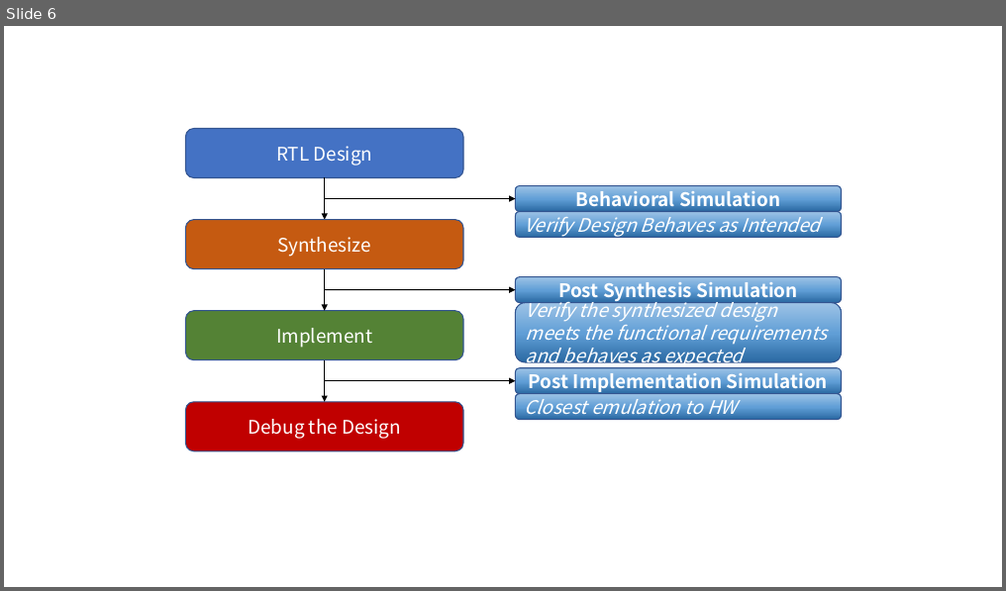
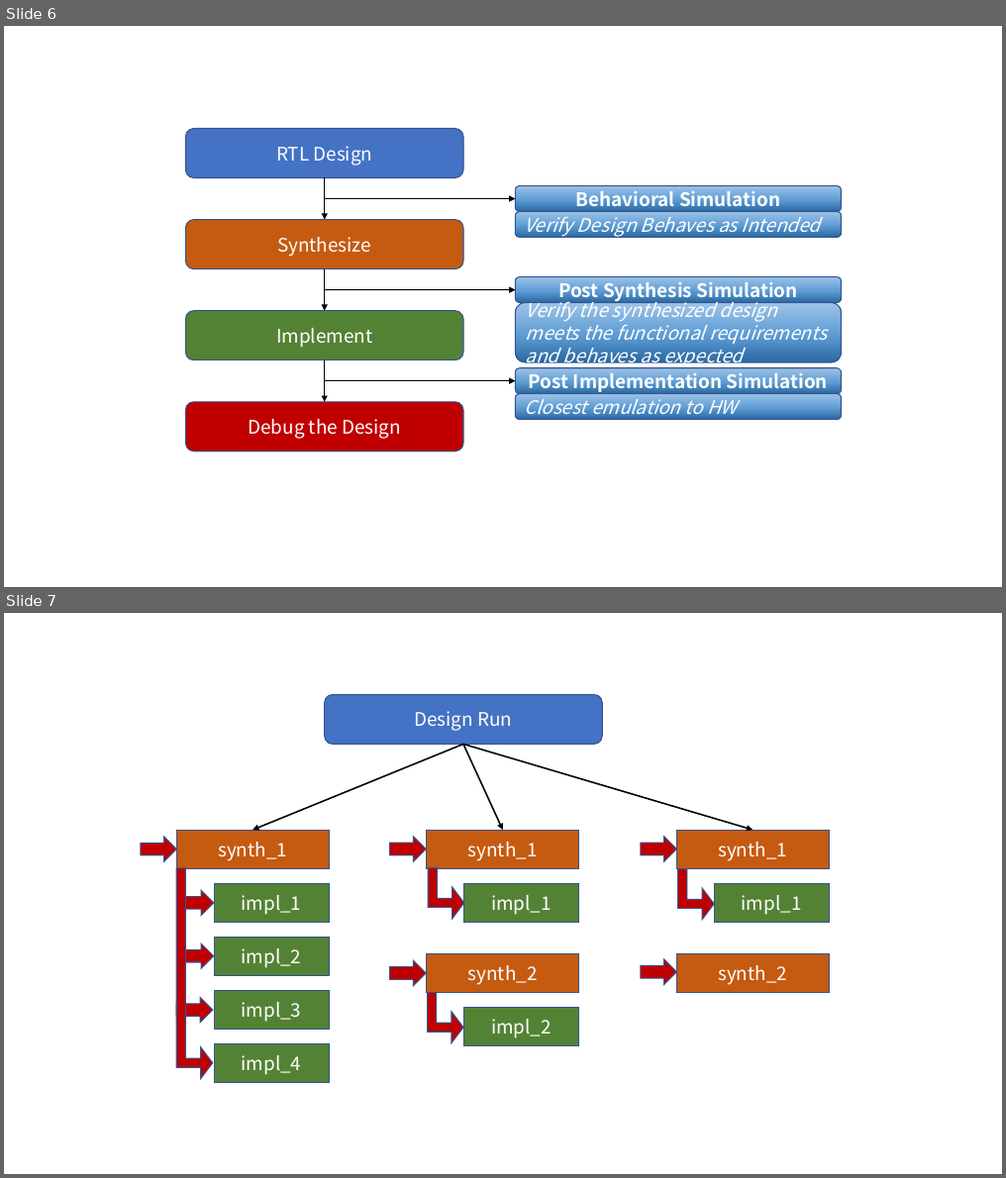
Before and after one commit to Verdvana/Verdvana.github.io, a slide deck: _posts/Vivado入门/Vivado入门.pptx. Shown one above the other, each under a label of ours: slide 6 before the commit, slides 6 and 7 after it. The pictures are 1006x591 and 1006x1178 pixels, drawn with LibreOffice and Linux fonts; fonts in the diff are those of the drawing. Boxes give left, top, right and bottom in pixels: in the first picture for what was removed or moved away, otherwise in the second. Text is boxed around its words. In the diff, an @@ line names an element or a change of style, - is before the commit and + after.

```diff
--- a/_posts/Vivado入门/Vivado入门.pptx
+++ b/_posts/Vivado入门/Vivado入门.pptx
@@ slide 7 added at [4, 613, 1002, 1174], background #FFFFFF @@
@@ rounded rectangle added at [325, 694, 602, 744], fill #4472C4, outline #325491 1 pt, 18 pt, text #FFFFFF @@
+Design Run
@@ arrow added from (463, 744) to (252, 830), #000000 1.5 pt @@
@@ arrow added from (463, 744) to (503, 830), #000000 1.5 pt @@
@@ arrow added from (463, 744) to (752, 830), #000000 1.5 pt @@
@@ right arrow added at [141, 837, 176, 861], fill #C00000, outline #325491 1 pt @@
@@ rectangle added at [177, 830, 330, 869], fill #C55A11, outline #325491 1 pt, 18 pt, text #FFFFFF @@
+synth_1
@@ right arrow added at [389, 837, 426, 861], fill #C00000, outline #325491 1 pt @@
@@ rectangle added at [427, 830, 580, 869], fill #C55A11, outline #325491 1 pt, 18 pt, text #FFFFFF @@
+synth_1
@@ right arrow added at [641, 837, 676, 861], fill #C00000, outline #325491 1 pt @@
@@ rectangle added at [677, 830, 830, 869], fill #C55A11, outline #325491 1 pt, 18 pt, text #FFFFFF @@
+synth_1
@@ bent up arrow added at [176, 868, 213, 1079], fill #C00000, outline #325491 1 pt @@
@@ bent up arrow added at [428, 868, 464, 919], fill #C00000, outline #325491 1 pt @@
@@ bent up arrow added at [678, 869, 714, 920], fill #C00000, outline #325491 1 pt @@
@@ right arrow added at [177, 891, 214, 916], fill #C00000, outline #325491 1 pt @@
@@ rectangle added at [214, 883, 329, 922], fill #548235, outline #325491 1 pt, 18 pt, text #FFFFFF @@
+impl_1
@@ rectangle added at [464, 883, 579, 922], fill #548235, outline #325491 1 pt, 18 pt, text #FFFFFF @@
+impl_1
@@ rectangle added at [715, 883, 829, 922], fill #548235, outline #325491 1 pt, 18 pt, text #FFFFFF @@
+impl_1
@@ rectangle added at [214, 937, 329, 976], fill #548235, outline #325491 1 pt, 18 pt, text #FFFFFF @@
+impl_2
@@ right arrow added at [177, 944, 214, 968], fill #C00000, outline #325491 1 pt @@
@@ right arrow added at [389, 961, 426, 986], fill #C00000, outline #325491 1 pt @@
@@ rectangle added at [427, 955, 580, 993], fill #C55A11, outline #325491 1 pt, 18 pt, text #FFFFFF @@
+synth_2
@@ right arrow added at [641, 959, 676, 984], fill #C00000, outline #325491 1 pt @@
@@ rectangle added at [677, 955, 830, 993], fill #C55A11, outline #325491 1 pt, 18 pt, text #FFFFFF @@
+synth_2
@@ right arrow added at [177, 998, 213, 1023], fill #C00000, outline #325491 1 pt @@
@@ rectangle added at [214, 990, 329, 1029], fill #548235, outline #325491 1 pt, 18 pt, text #FFFFFF @@
+impl_3
@@ bent up arrow added at [428, 993, 463, 1043], fill #C00000, outline #325491 1 pt @@
@@ rectangle added at [464, 1008, 579, 1047], fill #548235, outline #325491 1 pt, 18 pt, text #FFFFFF @@
+impl_2
@@ rectangle added at [214, 1045, 329, 1083], fill #548235, outline #325491 1 pt, 18 pt, text #FFFFFF @@
+impl_4
```
Also in this commit, not shown: 2 other files.
